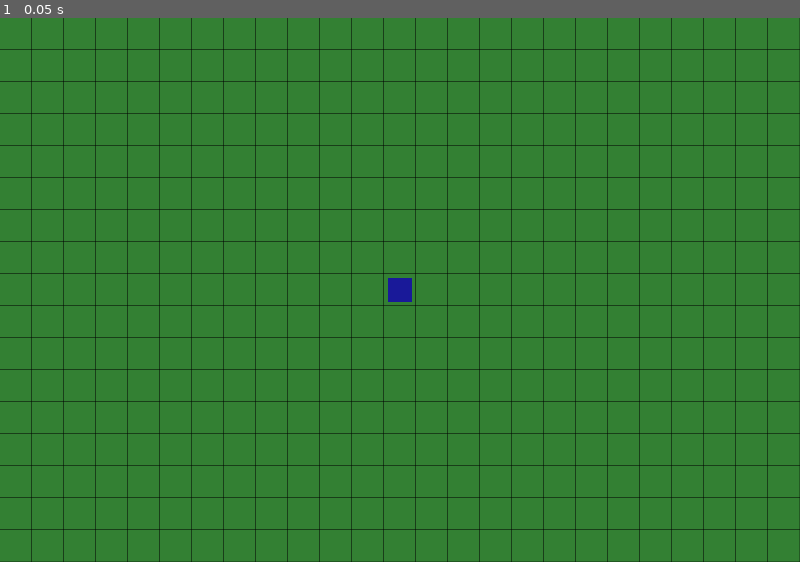
Above: before the commit, frame 1.
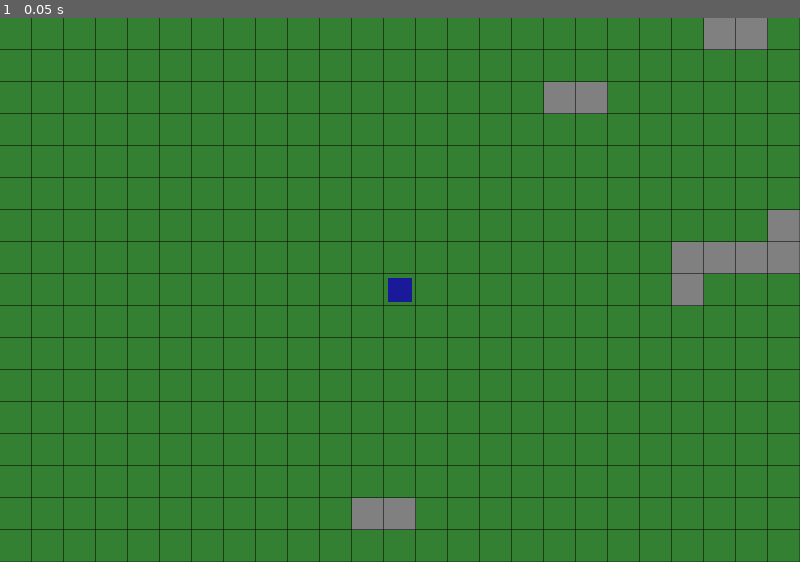
Above: after the commit, the same moment.

Repository: gabrielrheimer/classic-rpg-godot
Game: Godot game, scene res://scenes/game_map.tscn
Same seed, same stepped clock (60 frames per second), same inputs: the game is played once before the commit and once after it.
Inputs:
- Up to frame 1 (0.05 s): no input

The runs differ from the first frame. In frame 1, 2.8% of the frame differs, in the area x 44-100%, y 0-95%.

Commit message:
feat: randomically fill map with walls for playtesting

Diff:
--- a/scripts/game_map.gd
+++ b/scripts/game_map.gd
@@ -1,4 +1,6 @@
 extends Node2D
+
+const MapFiller = preload("res://scripts/map_filler.gd")
 
 enum TileType { FLOOR, WALL }
 
@@ -14,3 +16,5 @@
 			var is_border = row == 0 or row == MAP_HEIGHT - 1 or col == 0 or col == MAP_WIDTH - 1
 			row_data.append(TileType.WALL if is_border else TileType.FLOOR)
 		grid.append(row_data)
+
+	MapFiller.fill(grid, MAP_WIDTH, MAP_HEIGHT)
--- /dev/null
+++ b/scripts/map_filler.gd
@@ -0,0 +1,22 @@
+extends RefCounted
+
+const WALL_SEGMENTS = 40
+const SPAWN_BUFFER = 3
+
+static func fill(grid: Array, map_width: int, map_height: int) -> void:
+	var center = Vector2i(map_width / 2, map_height / 2)
+
+	for i in range(WALL_SEGMENTS):
+		var col = randi_range(1, map_width - 2)
+		var row = randi_range(1, map_height - 2)
+		var length = randi_range(2, 5)
+		var horizontal = randi() % 2 == 0
+
+		for j in range(length):
+			var c = col + (j if horizontal else 0)
+			var r = row + (0 if horizontal else j)
+			if c <= 0 or c >= map_width - 1 or r <= 0 or r >= map_height - 1:
+				break
+			if abs(c - center.x) <= SPAWN_BUFFER and abs(r - center.y) <= SPAWN_BUFFER:
+				continue
+			grid[r][c] = 1
Not shown, added: scripts/map_filler.gd.uid
Not shown, changed: CHANGELOG.md
